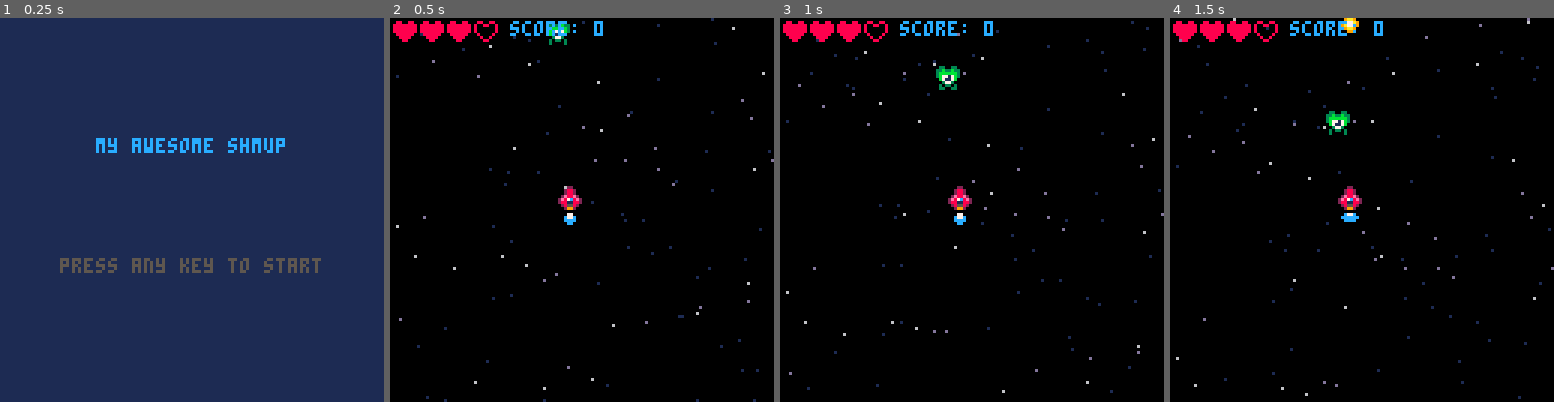
Above: before the commit, frames 1-4 (left to right).
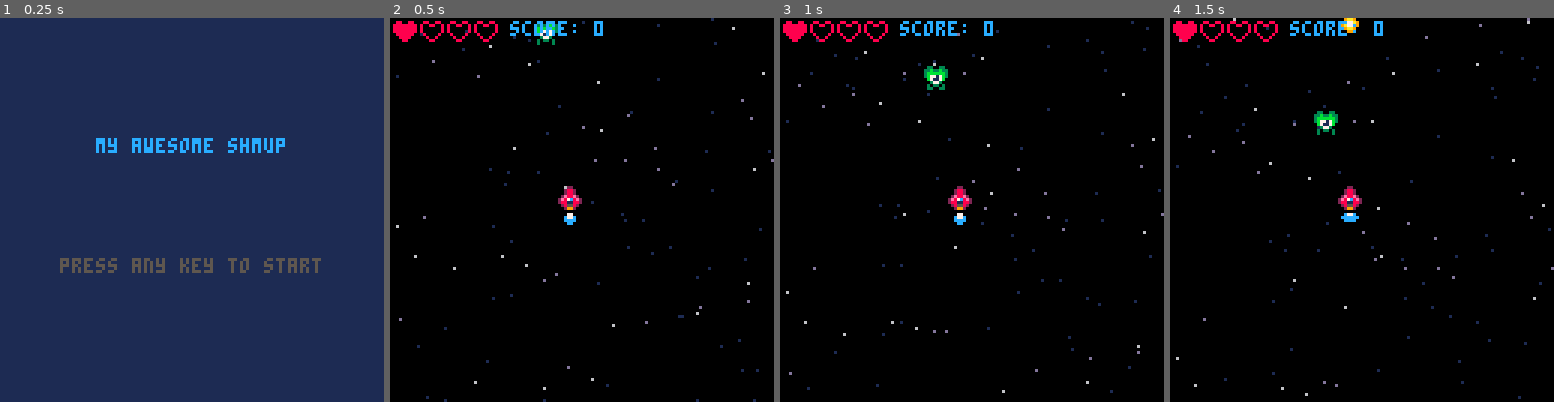
Above: after the commit, the same moments.

Repository: annoyingmouse/shmup
Game: PICO-8 cartridge shmup/shmup.p8
Same seed, same stepped clock (60 frames per second), same inputs: the game is played once before the commit and once after it.
Inputs:
- Up to frame 1 (0.25 s): no input
- Up to frame 2 (0.5 s): tap X (X key) at 0.33 s
- Up to frame 3 (1 s): tap O (Z key) at 0.7 s
- Up to frame 4 (1.5 s): tap X (X key) at 1.07 s

Frame 1 is identical in both runs. In frame 2, 0.5% of the frame differs, in the area x 8-47%, y 1-8%; in frame 3, 0.7%, in the area x 8-47%, y 1-19%; in frame 4, 0.7%.

Commit message:
✨ (game.lua): Add explosion animation for destroyed enemies in the game 🔧 (helpers.lua): Update Draw_sprite function to support sprites with variable width and height 🔧 (helpers.lua): Add Collision function to check for collisions between sprites 🔧 (init_game.lua): Update player and enemy objects to include width and height properties 🔧 (main.lua): Replace local variable 'mode' with global variable 'Mode' 🔧 (main.lua): Add global variable 'Explosions' to keep track of explosion animations 🔧 (update_game.lua): Update Update_game function to handle collisions between player, enemies, and bullets and trigger explosion animations

Diff:
--- a/shmup/draw/game.lua
+++ b/shmup/draw/game.lua
@@ -17,4 +17,11 @@
       spr(26, i * 9 - 8,  1)
     end
   end
+  for explosion in all(Explosions) do
+    spr(explosion.sprite, explosion.x, explosion.y)
+    explosion.sprite = explosion.sprite + 0.2
+    if explosion.sprite >= 48 then
+      del(Explosions, explosion)
+    end
+  end
 end
--- a/shmup/helpers.lua
+++ b/shmup/helpers.lua
@@ -13,5 +13,18 @@
 end
 
 function Draw_sprite(sprite)
-  spr(sprite.sprite, sprite.x, sprite.y)
+  spr(
+    sprite.sprite,
+    sprite.x,
+    sprite.y,
+    flr(sprite.width / 8),
+    flr(sprite.height / 8)
+  )
 end
+
+function Collision(sprite1, sprite2)
+  return sprite1.x < sprite2.x + sprite2.width and
+         sprite1.x + sprite1.width > sprite2.x and
+         sprite1.y < sprite2.y + sprite2.height and
+         sprite1.y + sprite1.height > sprite2.y
+end
--- a/shmup/init_game.lua
+++ b/shmup/init_game.lua
@@ -3,21 +3,27 @@
     x = 64 - 8,
     y = 64 - 8,
     sprite = 16,
+    width = 8,
+    height = 8,
     speed = 2,
     muzzle = 0,
     jet = {
       x = 64 - 8,
       y = 64,
+      width = 8,
+      height = 8,
       sprite = 19,
     },
     score = 0,
-    lives = 3
+    lives = 1
   }
   Bullets = {}
   Stars = GenerateStarField(100)
   local enemy = {
-    x = 60 - 8,
+    x = 56 - 8,
     y = 5 - 8,
+    width = 8,
+    height = 8,
     sprite = 7,
     speed = 1
   }
--- a/shmup/main.lua
+++ b/shmup/main.lua
@@ -2,33 +2,34 @@
 Bullets = nil
 Stars = nil
 Enemies = {}
-local mode = nil
+Mode = nil
+Explosions = {}
 
 function _init()
-  mode = "start"
+  Mode = "start"
 end
 
 function _update()
-  if mode == "game" then
+  if Mode == "game" then
     Update_game()
-  elseif mode == "start" then
+  elseif Mode == "start" then
     if btnp(4) or btnp(5) then
-      mode = "game"
+      Mode = "game"
       Init_game()
     end
-  elseif mode == "gameover" then
+  elseif Mode == "gameover" then
     if btnp(4) or btnp(5) then
-      mode = "start"
+      Mode = "start"
     end
   end
 end
 
 function _draw()
-  if mode == "start" then
+  if Mode == "start" then
     Draw_start()
-  elseif mode == "gameover" then
+  elseif Mode == "gameover" then
     Draw_over()
-  elseif mode == "game" then
+  elseif Mode == "game" then
     Draw_game()
   end
 end
--- a/shmup/update_game.lua
+++ b/shmup/update_game.lua
@@ -52,7 +52,9 @@
       x = Player.x,
       y = Player.y-10,
       sprite = 4,
-      speed = 4
+      speed = 4,
+      width = 8,
+      height = 8
     }
     sfx(0)
     add(Bullets, bullet)
@@ -74,4 +76,29 @@
     Player.y = 128 - 8
     Player.jet.y = Player.y + 8
   end
+  for enemy in all(Enemies) do
+    if Collision(Player, enemy) then
+      Player.lives = Player.lives - 1
+      del(Enemies, enemy)
+    end
+  end
+  if Player.lives <= 0 then
+    Mode = "gameover"
+  end
+  for enemy in all(Enemies) do
+    for bullet in all(Bullets) do
+      if Collision(enemy, bullet) then
+        Player.score = Player.score + 10
+        del(Enemies, enemy)
+        del(Bullets, bullet)
+        add(Explosions, {
+          x = enemy.x,
+          y = enemy.y,
+          width = 16,
+          height = 16,
+          sprite = 40
+        })
+      end
+    end
+  end
 end
Not shown, changed: 33 lines of the sprite sheet (__gfx__) section of shmup/shmup.p8
